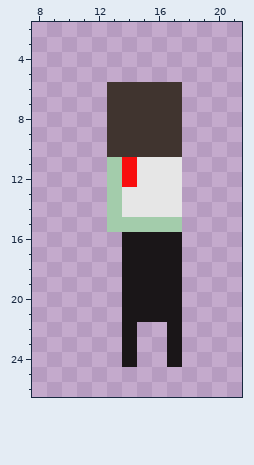
Pixel-art sprite -- asset/Zombie_SIDE.png. The picture above was drawn from the file before the commit.
The file is 32x32 pixels. Shown: x 8..21, y 2..26.
The same view after the edit:
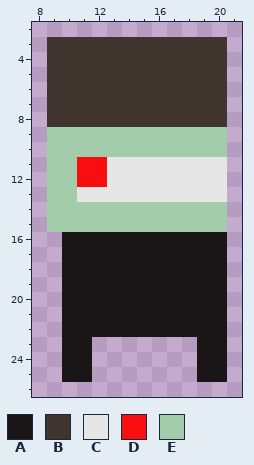
Palette (. is transparent): A #1a1618  B #40342f  C #e6e6e6  D #f80e0e  E #a3ccab
From old to new:
There is now colour A in rows 16 to 21 at x 10 to 13 and 18 to 20; in row 22 at x 10 to 13, 15 to 16 and 18 to 20; in rows 23 to 25 at x 10 to 11 and 19 to 20.
There is now colour B in rows 3 to 5 at x 9 to 20; in rows 6 to 8 at x 9 to 12 and 18 to 20.
There is now colour C in rows 11 to 12 at x 18 to 20; in row 13 at x 11 to 12 and 18 to 20.
The edit turns colour D into colour C in rows 11 to 12 at x 14.
The edit turns colour E into colour C in rows 11 to 13 at x 13.
There is now colour D in rows 11 to 12 at x 11 to 12.
There is now colour E in rows 9 to 10 at x 9 to 12 and 18 to 20; in rows 11 to 13 at x 9 to 10; in rows 14 to 15 at x 9 to 12 and 18 to 20.
The edit turns colour B into colour E in rows 9 to 10 at x 13 to 17.
The edit turns colour C into colour E in row 14 at x 14 to 17.
Colour A is gone in rows 23 to 24 at x 14 and 17.
Boxes around the changes in both pictures, in picture pixels (x1, y1, x2, y2):
changed: (47, 37, 227, 382)
